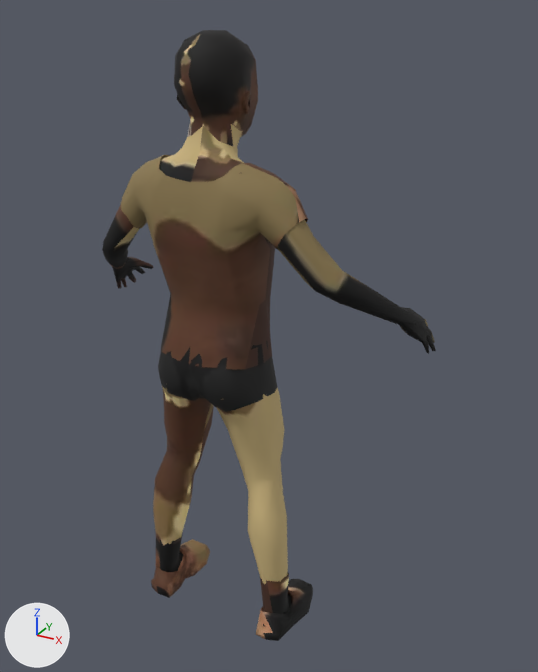
An edit to the glTF model public/models/humans/npc_boy_primary_school_lod1.glb, drawn before and after from the same camera.
Camera for both pictures: a 50 mm camera at (0.801, -1.2, 1.368) aimed at (0.065, 0.137, 0.699). Arrows for +X, +Y and +Z are at lower left; the lights stay in place. The older version comes first. Vertices at exactly the same position are counted once.

In view in the first picture: 'npc_boy_primary_school_lod1'.
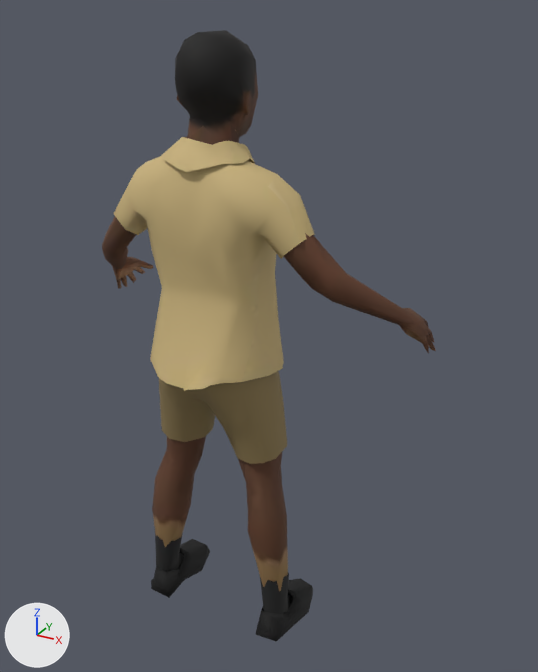
The change, as a list of edits to the scene's bpy script:
```text
Change me_npc_boy_primary_school_001:
    used by ob_npc_boy_primary_school_lod1; location = (0.0, 0.0, 0.0)
    remove me_npc_boy_primary_school_001.from_pydata(...)  # 1184 vertices, 1999 faces; spans x -0.418..0.418, y -0.078..0.273, z -0.004..1.331
    add me_npc_boy_primary_school_001.from_pydata(...)  # 1362 vertices, 2000 faces; spans x -0.418..0.418, y -0.107..0.273, z -0.005..1.331
    me_npc_boy_primary_school_001 part 1: the loose piece of 208 vertices spanning x -0.207..0.207, y -0.073..0.124, z 0.699..1.107 is rebuilt with 235 vertices and now spans x -0.224..0.225, y -0.107..0.146, z 0.615..1.144
    me_npc_boy_primary_school_001 part 2: the loose piece of 97 vertices spanning x -0.135..0.137, y -0.078..0.113, z 0.576..0.769 is rebuilt with 119 vertices and now spans x -0.155..0.154, y -0.085..0.122, z 0.465..0.716
    me_npc_boy_primary_school_001 part 3: 1 vertex moved within x -0.046, y 0.101, z 1.158; 609 vertices removed from x -0.418..0.411, y -0.07..0.273, z -0.001..1.331; 738 vertices added at x -0.418..0.408, y -0.073..0.273, z -0.005..1.329
    me_npc_boy_primary_school_001 part 4: 132 kept faces spanning x -0.411..0.404, y -0.045..0.241, z -0.004..1.331 get new texture (UV) coordinates
```

Location of each change, [x1, y1, x2, y2] in pixels of the pictures (538 x 672 px; the box of a moved part takes in the faces that stretch with it):
'npc_boy_primary_school_lod1', reshaped
    before: [102, 30, 436, 641]
    after: [102, 30, 436, 642]
part 1 of me_npc_boy_primary_school_001, rebuilt (7% wider, 18% taller)
    before: [121, 155, 308, 370]
    after: [114, 137, 315, 391]
part 2 of me_npc_boy_primary_school_001, rebuilt (7% wider, 31% taller)
    before: [158, 341, 277, 412]
    after: [159, 371, 287, 464]
part 3 of me_npc_boy_primary_school_001, moved or reshaped
    before: [102, 30, 436, 641]
    after: [102, 30, 436, 642]
part 4 of me_npc_boy_primary_school_001, surface changed
    both: [126, 51, 294, 634]
